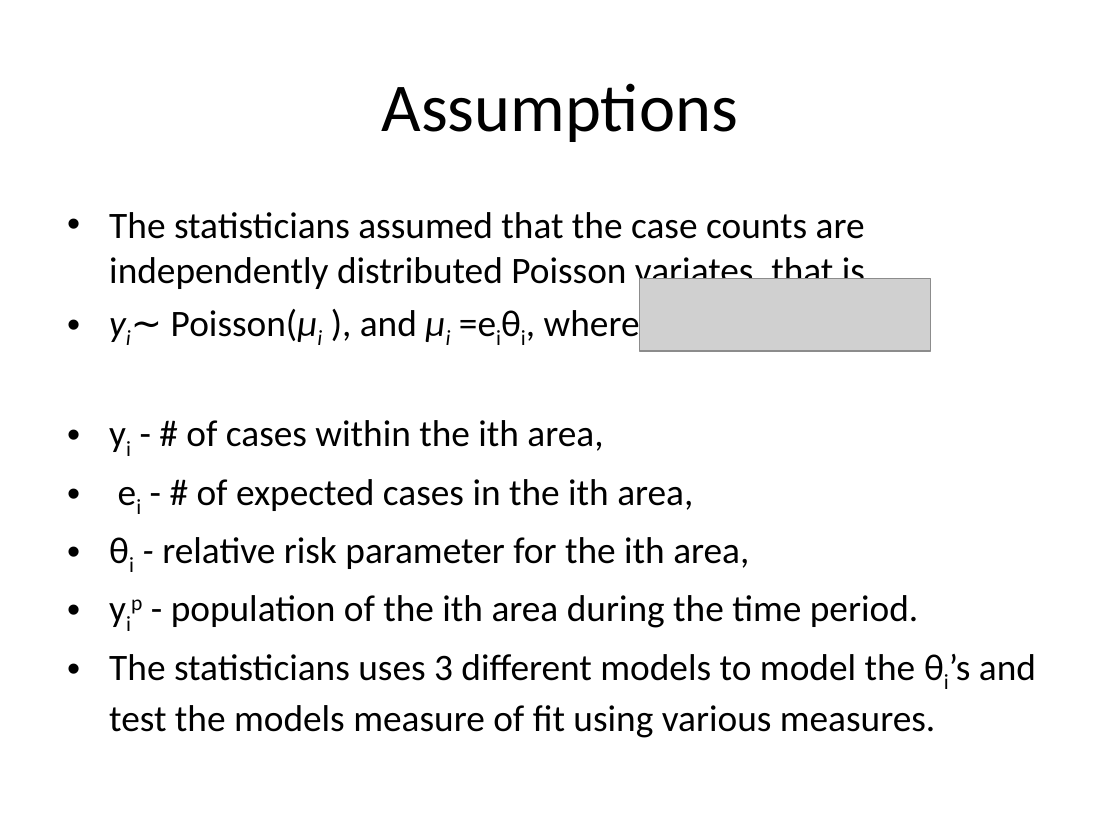
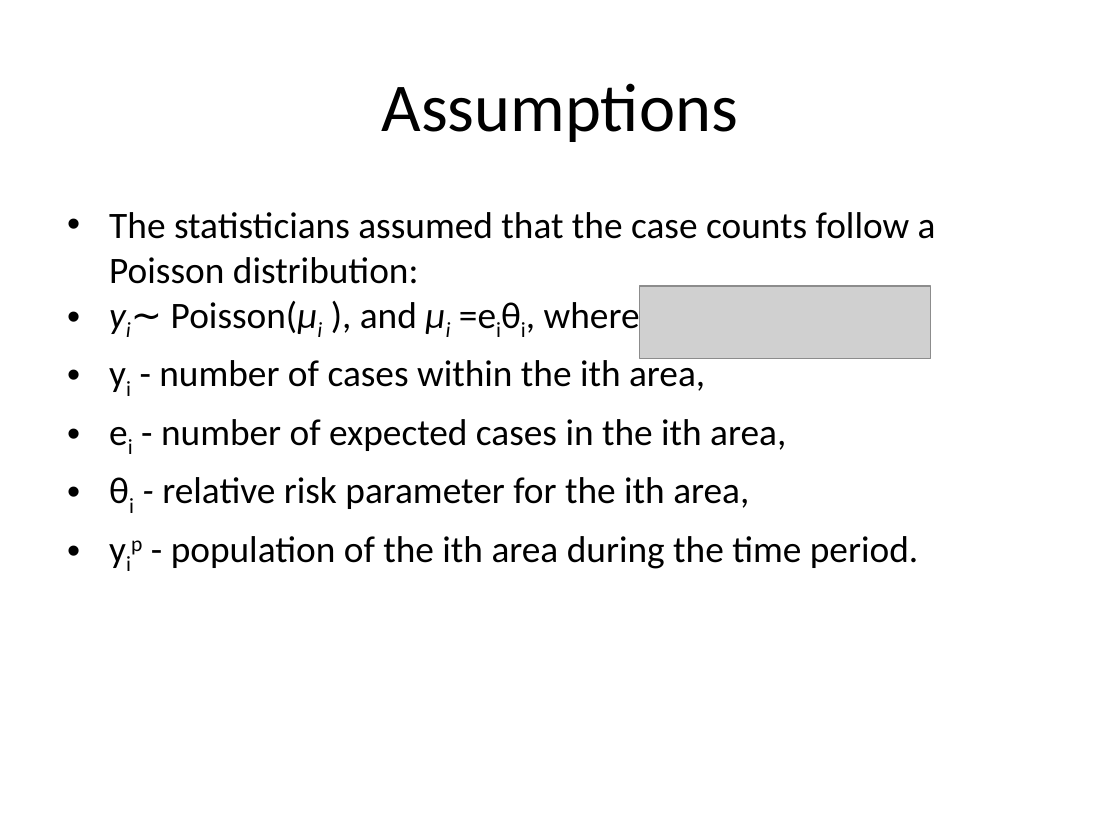
Before and after one commit to mertz2001/stat-inference, a slide deck: slide 4 of STAT3013 Project draft5.pptx. Drawn at 1120x840 pixels with LibreOffice and Linux fonts; fonts in the diff are those of the drawing; grey boxes stand for pictures. Boxes give left, top, right and bottom in pixels: in the first picture for what was removed or moved away, otherwise in the second. Text is boxed around its words. In the diff, an @@ line names an element or a change of style, - is before the commit and + after.

```diff
--- a/STAT3013 Project draft5.pptx
+++ b/STAT3013 Project draft5.pptx
@@ text at [109,212,936,284]: text changed @@
-• The statisticians assumed that the case counts are independently distributed Poisson variates, that is,
+• The statisticians assumed that the case counts follow a Poisson distribution:
@@ text at [171,297,640,338]: less space between paragraphs @@
@@ picture: place and size @@
-picture at [640,279,931,351]
+picture at [640,286,931,357]
@@ text at [159,355,786,451]: text changed @@
-• yi - # of cases within the ith area,
-• ei - # of expected cases in the ith area,
+• yi - number of cases within the ith area,
+• ei - number of expected cases in the ith area,
@@ text at [109,654,1036,738]: paragraph removed @@
-• The statisticians uses 3 different models to model the θi’s and test the models measure of fit using various measures.
```
Also in this commit, not shown: 5 other slides changed, 1 slide added, 1 other file.
